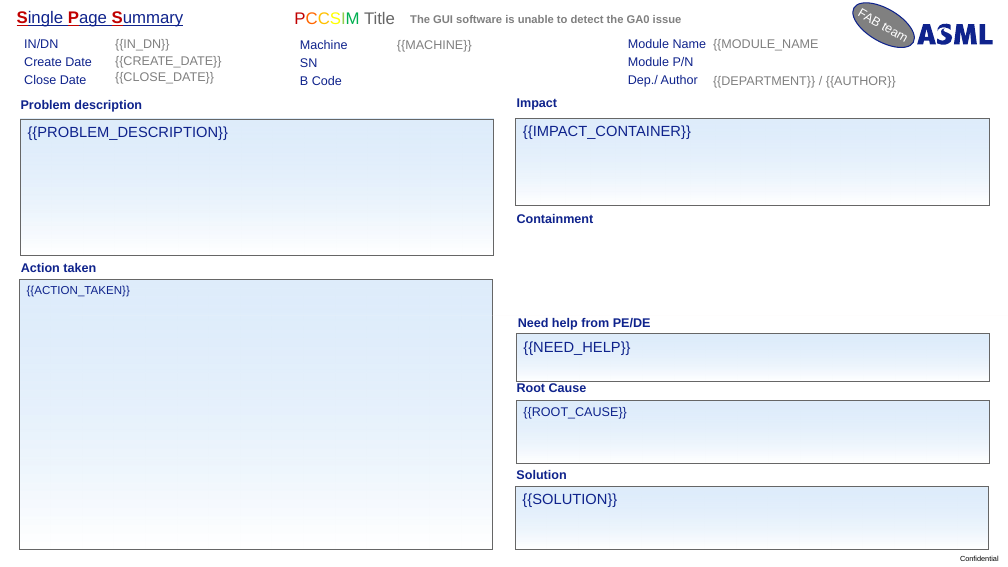
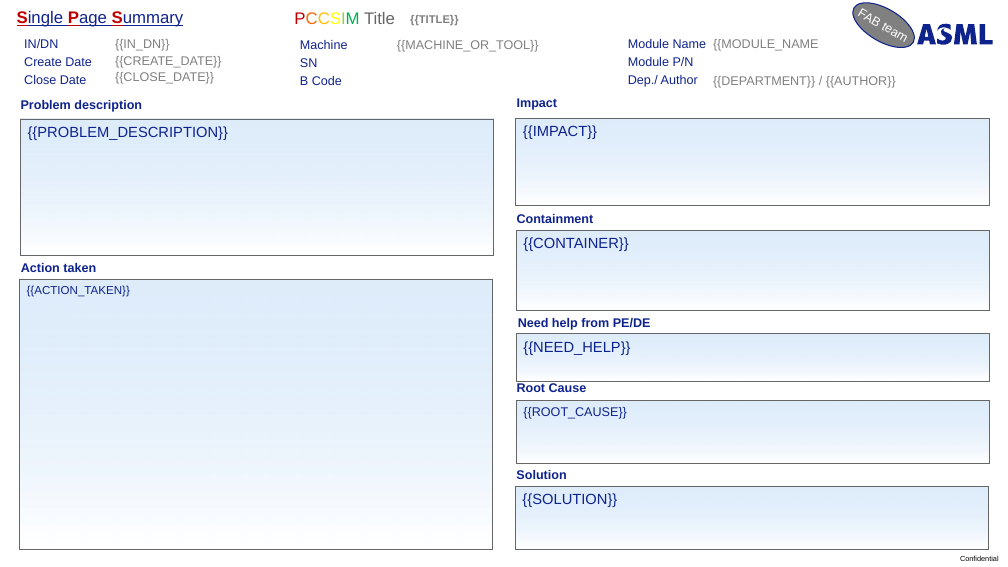
Before and after one commit to nyps1/PCCSIM, a slide deck: slide 2 of ppt_templates/pccim_template.pptx. Drawn at 1008x567 pixels with LibreOffice and Linux fonts; fonts in the diff are those of the drawing; background and template pictures are left out. Boxes give left, top, right and bottom in pixels: in the first picture for what was removed or moved away, otherwise in the second. Text is boxed around its words. In the diff, an @@ line names an element or a change of style, - is before the commit and + after.

Commit message:
Submite a example and export ppt first the basic info is correct, and next to do is where the attach image can place, and need to add a column to already done ppt need to user text basic info and add the ppt

```diff
--- a/ppt_templates/pccim_template.pptx
+++ b/ppt_templates/pccim_template.pptx
@@ text at bbox=[410, 15, 459, 26]: text changed @@
-The GUI software is unable to detect the GA0 issue
+{{TITLE}}
@@ text at bbox=[397, 40, 539, 52]: text changed @@
-{{MACHINE}}
+{{MACHINE_OR_TOOL}}
@@ text at bbox=[523, 125, 597, 139]: text changed @@
-{{IMPACT_CONTAINER}}
+{{IMPACT}}
@@ text added at bbox=[516, 231, 991, 311], fill gradient #BFDBF7 to #FFFFFF, outline #666666 0.75 pt, 14 pt, text #0F238C @@
+{{CONTAINER}}
```
Also in this commit, not shown: 7 other slides changed, 2 other files.
